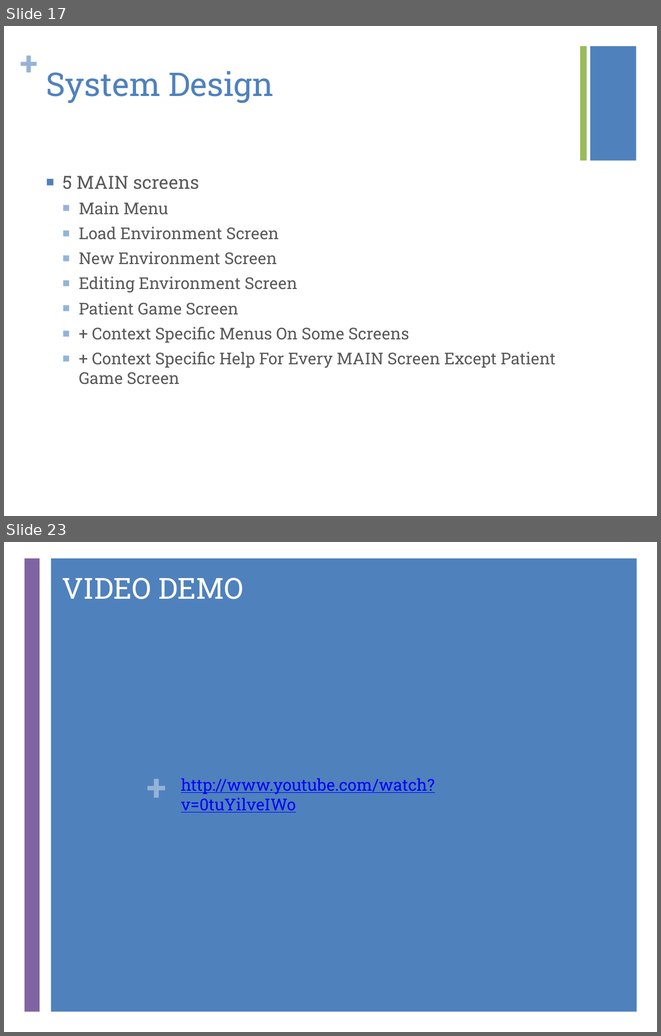
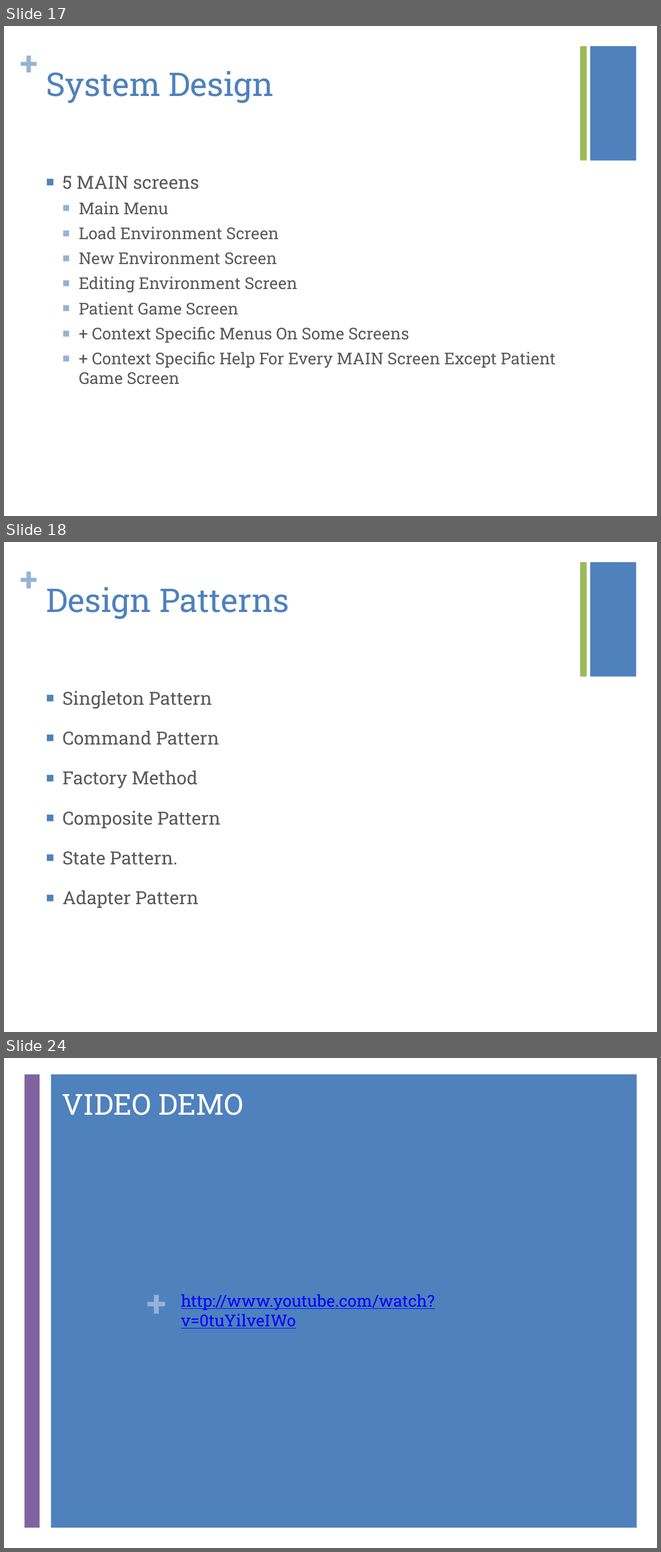
Before and after one commit to oh-team-machine/Target-Tapping, a slide deck: Documentation/CMPUT302_Pres.pptx. Shown one above the other, each under a label of ours: slides 17 and 23 before the commit, slides 17, 18 and 24 after it; the slides between them are not shown. The pictures are 661x1036 and 661x1552 pixels, drawn with LibreOffice and Linux fonts; fonts in the diff are those of the drawing. Boxes give left, top, right and bottom in pixels: in the first picture for what was removed or moved away, otherwise in the second. Text is boxed around its words. In the diff, an @@ line names an element or a change of style, - is before the commit and + after.

Commit message:
Updated

```diff
--- a/Documentation/CMPUT302_Pres.pptx
+++ b/Documentation/CMPUT302_Pres.pptx
@@ slide 18 added at (x1=4, y1=542, x2=657, y2=1032), background #FFFFFF; not listed: 3 template elements that a slide beside it also shows @@
@@ title added at (x1=46, y1=587, x2=289, y2=619), 36 pt, text #4F81BD @@
+Design Patterns
@@ text added at (x1=62, y1=691, x2=220, y2=908), 20 pt, text #595959 @@
+■ Singleton Pattern
+■ Command Pattern
+■ Factory Method
+■ Composite Pattern
+■ State Pattern.
+■ Adapter Pattern
@@ what was slide 23 is now slide 24 @@
```
